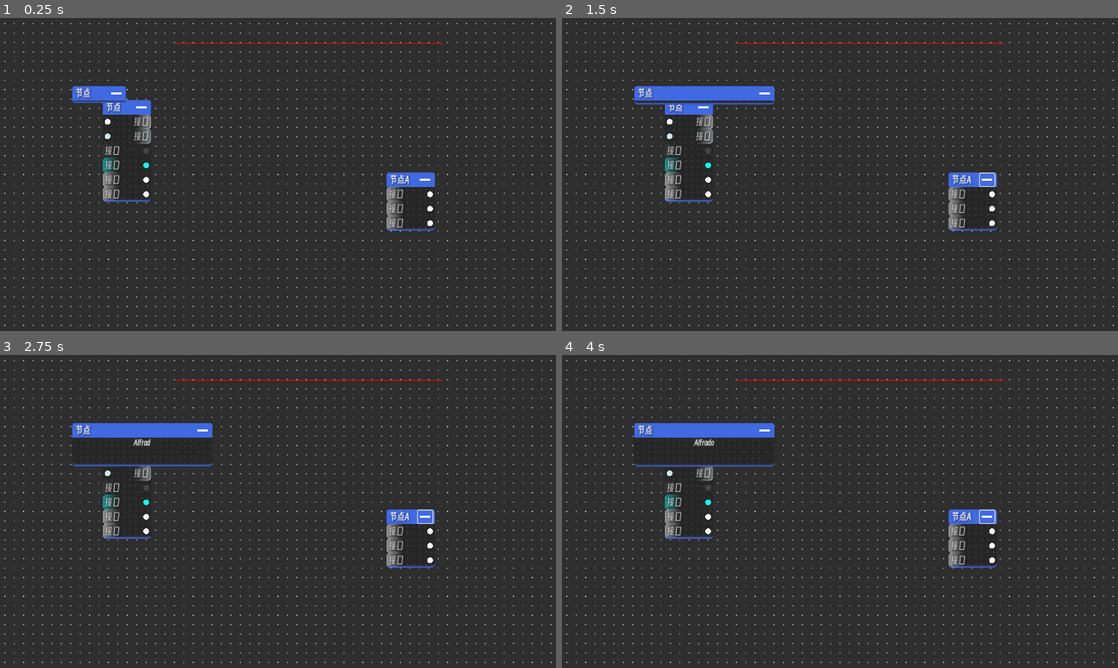
Above: before the commit, frames 1-4 (two rows, left to right).
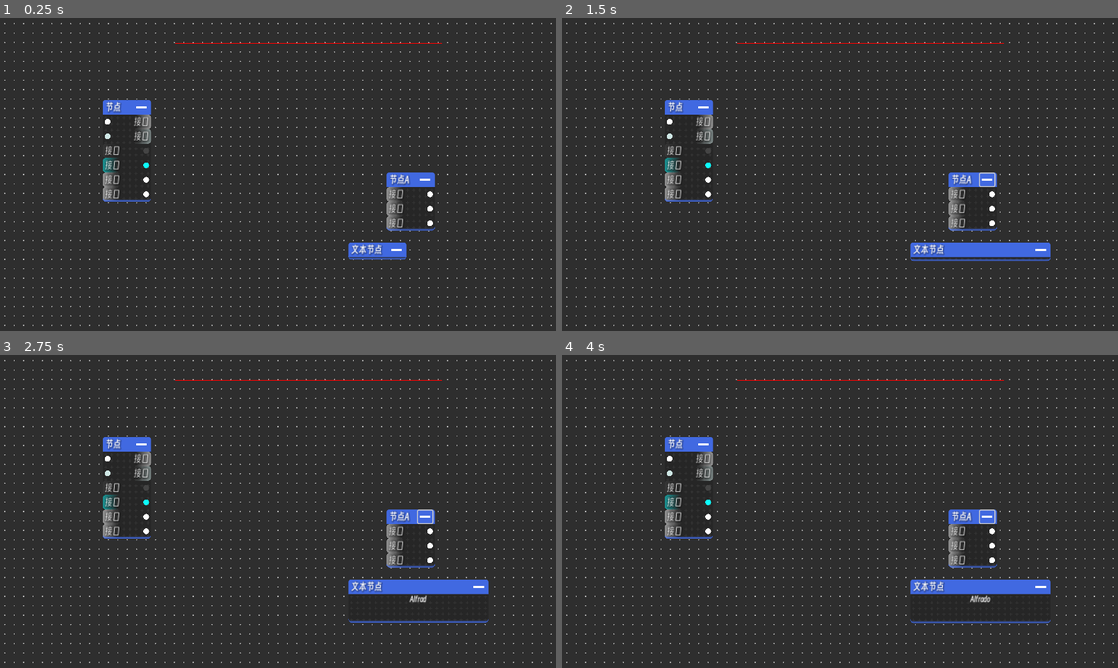
Above: after the commit, the same moments.

Repository: SXijka/GraphComponents_for_Godot
Game: Godot game, scene res://测试场景.tscn
Two runs of this game, one before a commit and one after it. Both use one fixed random seed, a clock stepped at 60 frames per second and the inputs below. The project has no main scene, so this scene is started directly.
Inputs (mouse positions are in pixels of both pictures, inside the frame that each line leads up to):
- Up to frame 1 (0.25 s): no input
- Up to frame 2 (1.5 s): click (990, 193) at 0.52 s; click (984, 180) at 1.27 s
- Up to frame 3 (2.75 s): click (422, 517) at 2.02 s
- Up to frame 4 (4 s): click (990, 530) at 2.77 s; click (984, 517) at 3.52 s

The runs differ from the first frame. In frame 1, 1.1% of the frame differs, in the area x 13-74%, y 21-78%; in frame 2, 2.8%; in frame 3, 3.3%; in frame 4, 3.4%, in the area x 13-88%, y 21-86%.

Commit message:
优化组件的配置

Diff:
--- a/组件/可调整边框/可调整边框.gd
+++ b/组件/可调整边框/可调整边框.gd
@@ -18,13 +18,17 @@
 
 @export var 允许拖动: bool = true ## 若为false，则无法进行拖动。
 
+@export var 区域反应表: Dictionary = {} ## [code]键[/code]为区域名称，[code]值[/code]为相交时所调用的无参数[Callable]。
+
 var 正在_调整: bool = false ## 是否正在调整。不可与拖动同时为true，请只读。
-
 var 正在_拖动: bool = false ## 是否正在调整。不可与拖动同时为true，请只读。
-
 
 var _最近方向: String = ""
 var _拖动量: Vector2 = Vector2.ZERO
+
+
+signal 调整 ## 在边框进行调整后立刻发出。
+signal 拖动 ## 在边框进行拖动后立刻发出。
 
 
 func _ready() -> void:
@@ -67,6 +71,7 @@
 	# 若不允许垂直调整，则直接返回，不进行垂直方向的调整
 	if not 允许垂直调整 and (方向 == "上" or 方向 == "下" or 方向.contains("上") or 方向.contains("下")):
 		return
+
 	match 方向:
 		"上":
 			新尺寸.y -= 相对运动.y
@@ -94,11 +99,13 @@
 
 	size = 新尺寸
 	global_position = 新位置
+	emit_signal("调整")
 
 
 func _获取鼠标方向(事件: InputEvent):
 	if not 允许调整:
 		return
+
 	var 鼠标 = 本体.get_local_mouse_position()
 	var 容器尺寸 = 本体.size
 	var 方向:String = ""
@@ -153,6 +160,7 @@
 		正在_拖动 = false
 		本体.mouse_default_cursor_shape = Control.CURSOR_ARROW
 		return
+
 	if 事件 is InputEventMouseButton:
 		if 事件.button_index == MOUSE_BUTTON_LEFT and 事件.pressed:
 			_拖动量 = 本体.global_position - 本体.get_global_mouse_position()
@@ -161,8 +169,11 @@
 		elif 事件.button_index == MOUSE_BUTTON_LEFT and not 事件.pressed:
 			正在_拖动 = false
 			本体.mouse_default_cursor_shape = Control.CURSOR_ARROW
+
 	elif 事件 is InputEventMouseMotion and 正在_拖动:
 		global_position = get_global_mouse_position() + _拖动量
+		emit_signal("拖动")
+
 
 
 func _许可调整(允许: bool):
--- a/组件/接口/接口.gd
+++ b/组件/接口/接口.gd
@@ -34,14 +34,9 @@
 @export_range(0, 15, 1, "or_greater") var 获取所属节点尝试层级: int = 8
 
 @export_subgroup("接收模式属性")
-## 仅接收者可以拥有配置文件。
+## 仅接收者可以拥有配置文件。类型必须为[连接配置]或其派生类。[br]
 ## 若接收者未指定配置文件，则当发送者调用[method 连接配置.连接判断]时，直接得到[code]true[/code]，也就是允许建立连接。[br]
-## 该变量的配置方法: [br]
-## 1、创建一个继承自[连接配置]的命名派生类。[br]
-## 2、添加子节点，选择[连接配置]的派生类，点击添加，即可得到一个该类的[Node]形式的实例。[br]
-## 3、将创建的[Node]拖动到[接口]检查器的该变量处。[br]
-## 注意，每个连接配置节点实例仅可挂载在一个接口上。
-@export var 配置文件: 连接配置:
+@export_file() var 配置文件: String:
 	set = _设置配置文件
 
 @export var 允许断开: bool = true ## 是否允许接收者断开。仅接收模式有效。
@@ -74,6 +69,8 @@
 
 var 代理: 连接代理 = 连接代理.new(self) ## 用于管理接口连接功能。
 
+var 配置: 连接配置
+
 
 func _init() -> void:
 	add_to_group("接口")
@@ -82,6 +79,7 @@
 func _ready():
 	_获取父节点为所属节点()
 
+	_设置配置文件(配置文件)
 	_设置接口名称(接口名称)
 	_设置接口模式(接口模式)
 	_设置接点颜色(接点颜色)
@@ -116,11 +114,11 @@
 func _process(delta: float) -> void:
 	if 接口模式 != "接收模式":
 		return
-	if not 配置文件:
+	if not 配置:
 		return
 	if 代理.发送者 == null:
 		return
-	配置文件.连接时不断执行(delta)
+	配置.连接时不断执行(delta)
 
 
 func _input(事件: InputEvent) -> void:
@@ -138,8 +136,8 @@
 		if not 事件.pressed:
 			if _检测连接():
 				代理.连接到(当前鼠标所在接口.代理, false)
-				if 当前鼠标所在接口.配置文件:
-					当前鼠标所在接口.配置文件.在连接成功时执行()
+				if 当前鼠标所在接口.配置:
+					当前鼠标所在接口.配置.在连接成功时执行()
 
 
 ## 更改该接口背景工具提示文本。
@@ -217,11 +215,14 @@
 	_渐变背景.border_color = Color(新颜色, 0.5)
 
 
-func _设置配置文件(新配置: 连接配置):
-	配置文件 = 新配置
-	if not 新配置:
-		return
-	新配置.所属接口 = self
+func _设置配置文件(新文件: String):
+	if not 新文件 or 新文件.is_empty():
+		return
+	var 新配置 = load(新文件).new() as 连接配置
+	if 新配置:
+		配置文件 = 新文件
+		配置 = 新配置
+		配置.所属接口 = self
 
 
 func _当接点按下():
@@ -230,8 +231,8 @@
 			return
 		if 代理 and 代理.发送者:
 			代理.断开于(代理.发送者)
-			if 配置文件:
-				配置文件.断开时执行一次()
+			if 配置:
+				配置.断开时执行一次()
 		return
 	if 接口模式 == "发送模式":
 		连接中 = true
@@ -257,16 +258,16 @@
 			return false
 		if not 替代断开:
 			return false
-		if (not 当前鼠标所在接口.配置文件) or 当前鼠标所在接口.配置文件.连接判断(self):
+		if (not 当前鼠标所在接口.配置) or 当前鼠标所在接口.配置.连接判断(self):
 			当前鼠标所在接口.代理.断开于(当前鼠标所在接口.代理.发送者)
-			if 当前鼠标所在接口.配置文件:
-				当前鼠标所在接口.配置文件.断开时执行一次()
+			if 当前鼠标所在接口.配置:
+				当前鼠标所在接口.配置.断开时执行一次()
 			return true
 		return false
 
-	if not 当前鼠标所在接口.配置文件:
+	if not 当前鼠标所在接口.配置:
 		return true
-	return 当前鼠标所在接口.配置文件.连接判断(self)
+	return 当前鼠标所在接口.配置.连接判断(self)
 
 
 func _绘制连接线():
--- a/组件/文本节点/文本节点.tscn
+++ b/组件/文本节点/文本节点.tscn
@@ -28,11 +28,20 @@
 
 [node name="文本节点" type="Control"]
 layout_mode = 3
-anchors_preset = 0
+anchors_preset = 8
+anchor_left = 0.5
+anchor_top = 0.5
+anchor_right = 0.5
+anchor_bottom = 0.5
+grow_horizontal = 2
+grow_vertical = 2
 size_flags_vertical = 0
 script = ExtResource("1_xxgr6")
+"名称" = "文本节点"
 "允许垂直调整" = true
-"节点全局矩形" = Rect2(-55, -22.5, 110, 45)
+"节点大小" = Vector2(118, 45)
+"节点全局矩形" = Rect2(517, 301.5, 118, 45)
+"节点全局中心位置" = Vector2(576, 324)
 
 [node name="可调整边框" type="MarginContainer" parent="." node_paths=PackedStringArray("本体")]
 layout_mode = 1
@@ -80,7 +89,7 @@
 layout_mode = 2
 size_flags_horizontal = 2
 size_flags_stretch_ratio = 5.0
-text = "节点"
+text = "文本节点"
 vertical_alignment = 1
 
 [node name="隐蔽按钮" type="Button" parent="可调整边框/节点内容/标题栏背景/标题栏边距/左右布局"]
--- a/组件/节点/节点.gd
+++ b/组件/节点/节点.gd
@@ -241,6 +241,11 @@
 	return 节点集
 
 
+## 返回该节点唯一的[可调整边框]，边框负责节点的调整和拖动。
+func 获取_边框() -> 可调整边框:
+	return _边框
+
+
 ## 检查控件是否与节点的边框相交。
 ## [param 控件] 要检查的控件。
 ## 如果相交则返回[code]true[/code]，否则返回[code]false[/code]。
--- a/组件/节点/节点.tscn
+++ b/组件/节点/节点.tscn
@@ -20,15 +20,12 @@
 anchor_top = 0.5
 anchor_right = 0.5
 anchor_bottom = 0.5
-offset_left = -576.0
-offset_top = -324.0
-offset_right = -576.0
-offset_bottom = -324.0
 grow_horizontal = 2
 grow_vertical = 2
 size_flags_vertical = 0
 script = ExtResource("1_cg6ec")
-"节点全局矩形" = Rect2(-55, -22.5, 110, 45)
+"节点全局矩形" = Rect2(521, 301.5, 110, 45)
+"节点全局中心位置" = Vector2(576, 324)
 
 [node name="可调整边框" type="MarginContainer" parent="." node_paths=PackedStringArray("本体")]
 layout_mode = 1
@@ -108,8 +105,8 @@
 anchors_preset = 15
 anchor_right = 1.0
 anchor_bottom = 1.0
-offset_right = 400.0
-offset_bottom = 20.0
+offset_right = 0.0
+offset_bottom = 0.0
 grow_horizontal = 2
 grow_vertical = 2
 scale = Vector2(0.2, 0.2)
--- a/组件/节点盘/节点盘.tscn
+++ b/组件/节点盘/节点盘.tscn
@@ -39,8 +39,8 @@
 anchors_preset = 15
 anchor_right = 1.0
 anchor_bottom = 1.0
-offset_right = 227869.0
-offset_bottom = 227869.0
+offset_right = 327869.0
+offset_bottom = 327869.0
 grow_horizontal = 2
 grow_vertical = 2
 scale = Vector2(0.305, 0.305)
--- a/组件/连接代理/连接配置.gd
+++ b/组件/连接代理/连接配置.gd
@@ -1,6 +1,5 @@
 ## 用于接口连接的相关配置，可在其派生类中重写各个虚函数，以用于丰富接口的效果。[br]每个该类实例仅可用于一个接口。
 class_name 连接配置
-extends Node
 
 ## 拥有这个连接配置的接口，每个接口只拥有一个连接代理，每个连接代理也只拥有一个所属接口。
 var 所属接口: 接口
Not shown, removed: 测试场5B9.tmp
Not shown, removed: 测试场CA41.tmp
